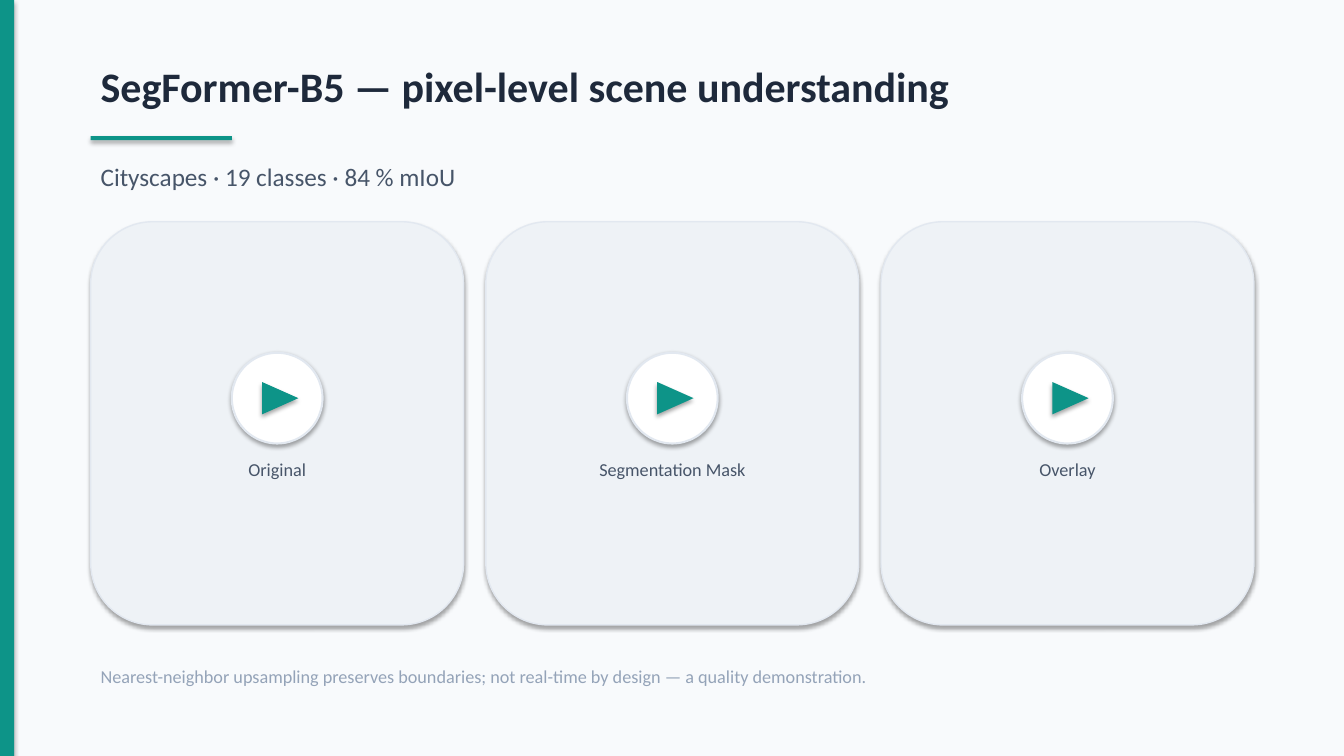
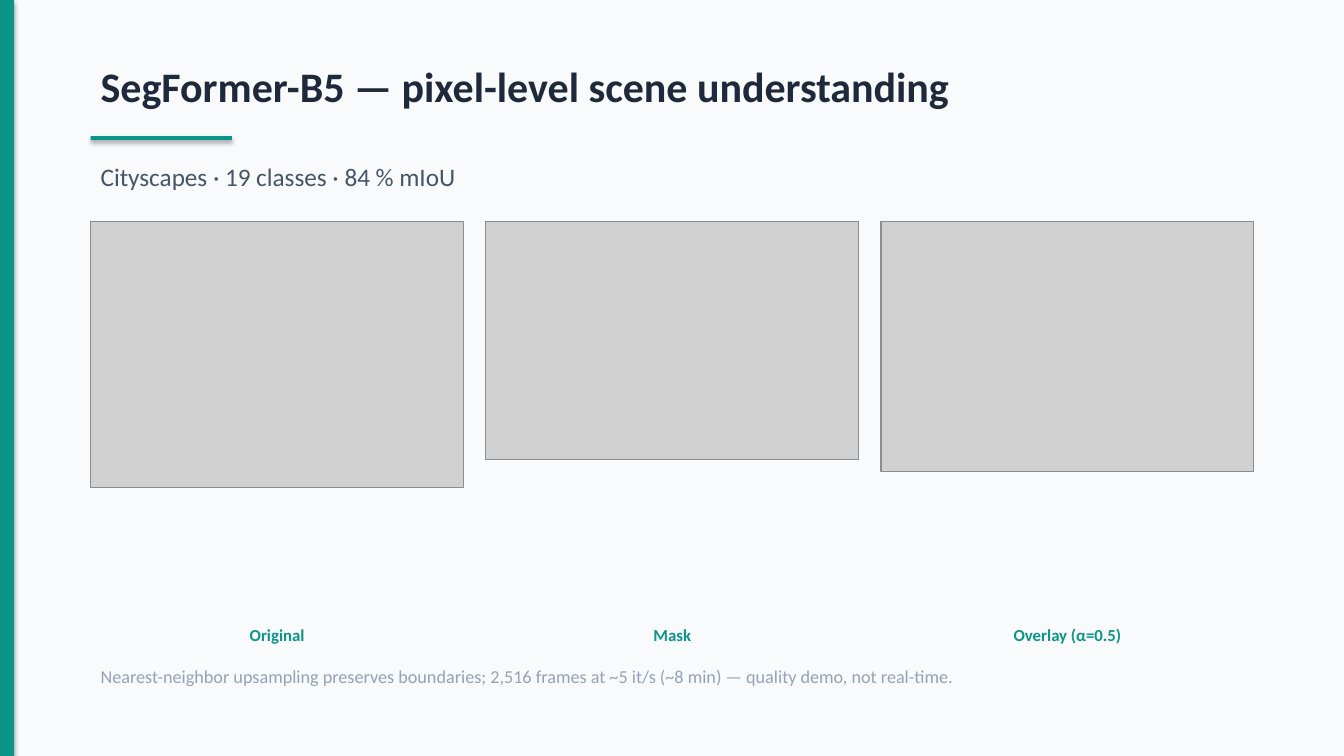
Before and after one commit to dydy2010/computer_vision_hslu_2026, a slide deck: slide 6 of Computer_Vision_Presentation.pptx. Drawn at 1344x756 pixels with LibreOffice and Linux fonts; fonts in the diff are those of the drawing; grey boxes stand for pictures. Boxes give left, top, right and bottom in pixels: in the first picture for what was removed or moved away, otherwise in the second. Text is boxed around its words. In the diff, an @@ line names an element or a change of style, - is before the commit and + after.

Commit message:
run one time again vlm and segmentation.

```diff
--- a/Computer_Vision_Presentation.pptx
+++ b/Computer_Vision_Presentation.pptx
@@ rounded rectangle removed at bbox=[91, 222, 464, 625] @@
@@ picture added at bbox=[91, 222, 464, 488] @@
@@ rounded rectangle removed at bbox=[486, 222, 859, 625] @@
@@ picture added at bbox=[486, 222, 859, 460] @@
@@ rounded rectangle removed at bbox=[881, 222, 1254, 625] @@
@@ picture added at bbox=[881, 222, 1254, 472] @@
@@ ellipse removed at bbox=[232, 353, 323, 444] @@
@@ ellipse removed at bbox=[627, 353, 718, 444] @@
@@ ellipse removed at bbox=[1022, 353, 1113, 444] @@
@@ triangle removed at bbox=[262, 382, 298, 414] @@
@@ triangle removed at bbox=[657, 382, 694, 414] @@
@@ triangle removed at bbox=[1053, 382, 1089, 414] @@
@@ text removed at bbox=[1039, 463, 1095, 479] @@
-Overlay
@@ text "Original": place and size @@
-text "Original" at bbox=[248, 463, 306, 479]
+text "Original" at bbox=[250, 629, 305, 644]
@@ text "Original" at bbox=[250, 629, 305, 644]: size 13 to 12 pt, text colour #475569 to #0D9488, bold on @@
@@ text at bbox=[653, 629, 691, 641]: text changed; size 13 to 12 pt; text colour #475569 to #0D9488; bold on @@
-Segmentation Mask
+Mask
@@ text added at bbox=[1014, 628, 1121, 644], 12 pt, text #0D9488, bold @@
+Overlay (α=0.5)
@@ text at bbox=[101, 670, 953, 686]: text changed @@
-Nearest-neighbor upsampling preserves boundaries; not real-time by design — a quality demonstration.
+Nearest-neighbor upsampling preserves boundaries; 2,516 frames at ~5 it/s (~8 min) — quality demo, not real-time.
```
Also in this commit, not shown: 6 other slides changed, 12 other files.
